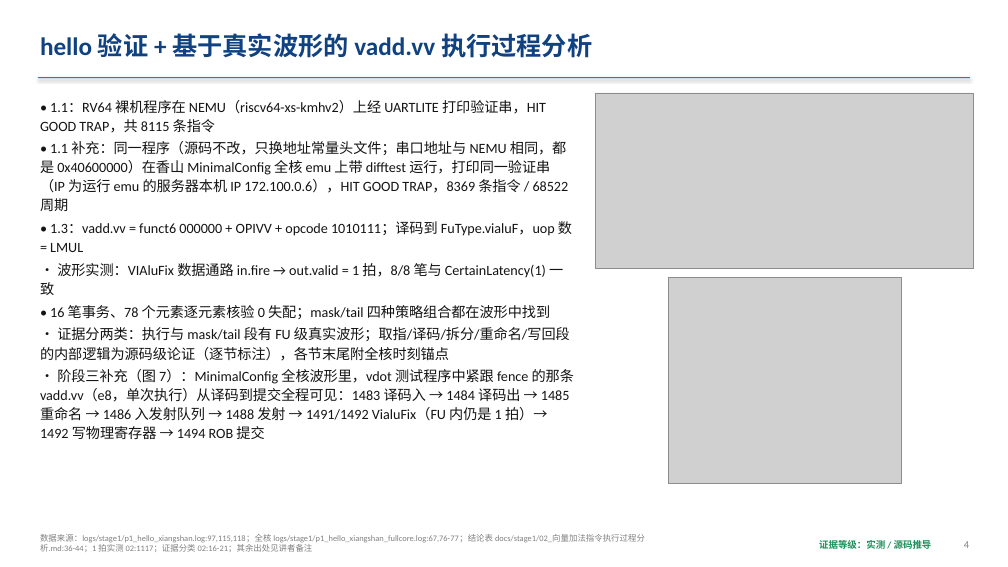
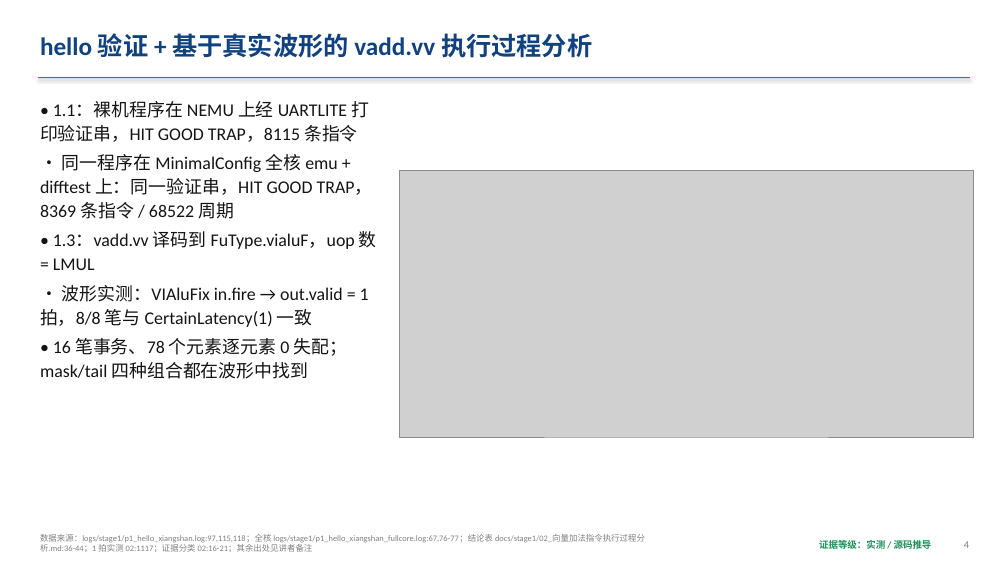
Before and after one commit to I3eg1nner/cie2026-SNL-XiangShan-vdot, a slide deck: slide 4 of docs/submission/SNL-XiangShan-vdot-slides.pptx. Drawn at 1008x567 pixels with LibreOffice and Linux fonts; fonts in the diff are those of the drawing; grey boxes stand for pictures. Boxes give left, top, right and bottom in pixels: in the first picture for what was removed or moved away, otherwise in the second. Text is boxed around its words. In the diff, an @@ line names an element or a change of style, - is before the commit and + after.

Commit message:
build(submission): 讲解 PPT 打磨：波形图页以图为主体，正文不低于 12 pt
- P5A 续页拆为「8 从哪来与清零取舍」「等价证据与全核 vl=8 实测」两页，后者以图 10 为主图
- P4、P5、P12A 波形图占页宽 60% 以上，页面要点压缩，大纲原文移入讲者备注；
  压缩要点中的数字生成时与大纲逐个比对
- P10 拆为两页；P2、P7、P11 增加原生形状示意图（三阶段路线、复用与新增、NEMU 扩展流程）
- 放得下断言的正文与表格下限提高到 12 pt；共 29 页

```diff
--- a/docs/submission/SNL-XiangShan-vdot-slides.pptx
+++ b/docs/submission/SNL-XiangShan-vdot-slides.pptx
@@ text at [40, 101, 377, 379]: text changed; size 13.5 to 17 pt @@
-• 1.1：RV64 裸机程序在 NEMU（riscv64-xs-kmhv2）上经 UARTLITE 打印验证串，HIT GOOD TRAP，共 8115 条指令
-• 1.1 补充：同一程序（源码不改，只换地址常量头文件；串口地址与 NEMU 相同，都是 0x40600000）在香山 MinimalConfig 全核 emu 上带 difftest 运行，打印同一验证串（IP 为运行 emu 的服务器本机 IP 172.100.0.6），HIT GOOD TRAP，8369 条指令 / 68522 周期
-• 1.3：vadd.vv = funct6 000000 + OPIVV + opcode 1010111；译码到 FuType.vialuF，uop 数 = LMUL
-• 波形实测：VIAluFix 数据通路 in.fire → out.valid = 1 拍，8/8 笔与 CertainLatency(1) 一致
-• 16 笔事务、78 个元素逐元素核验 0 失配；mask/tail 四种策略组合都在波形中找到
-• 证据分两类：执行与 mask/tail 段有 FU 级真实波形；取指/译码/拆分/重命名/写回段的内部逻辑为源码级论证（逐节标注），各节末尾附全核时刻锚点
-• 阶段三补充（图 7）：MinimalConfig 全核波形里，vdot 测试程序中紧跟 fence 的那条 vadd.vv（e8，单次执行）从译码到提交全程可见：1483 译码入 → 1484 译码出 → 1485 重命名 → 1486 入发射队列 → 1488 发射 → 1491/1492 VialuFix（FU 内仍是 1 拍）→ 1492 写物理寄存器 → 1494 ROB 提交
+• 1.1：裸机程序在 NEMU 上经 UARTLITE 打印验证串，HIT GOOD TRAP，8115 条指令
+• 同一程序在 MinimalConfig 全核 emu + difftest 上：同一验证串，HIT GOOD TRAP，8369 条指令 / 68522 周期
+• 1.3：vadd.vv 译码到 FuType.vialuF，uop 数 = LMUL
+• 波形实测：VIAluFix in.fire → out.valid = 1 拍，8/8 笔与 CertainLatency(1) 一致
+• 16 笔事务、78 个元素逐元素 0 失配；mask/tail 四种组合都在波形中找到
@@ picture: place and size @@
-picture at [596, 93, 974, 268]
+picture at [399, 170, 974, 437]
@@ picture removed at [668, 278, 902, 484] @@
```
Also in this commit, not shown: 25 other slides changed, 3 slides added, 3 other files.
